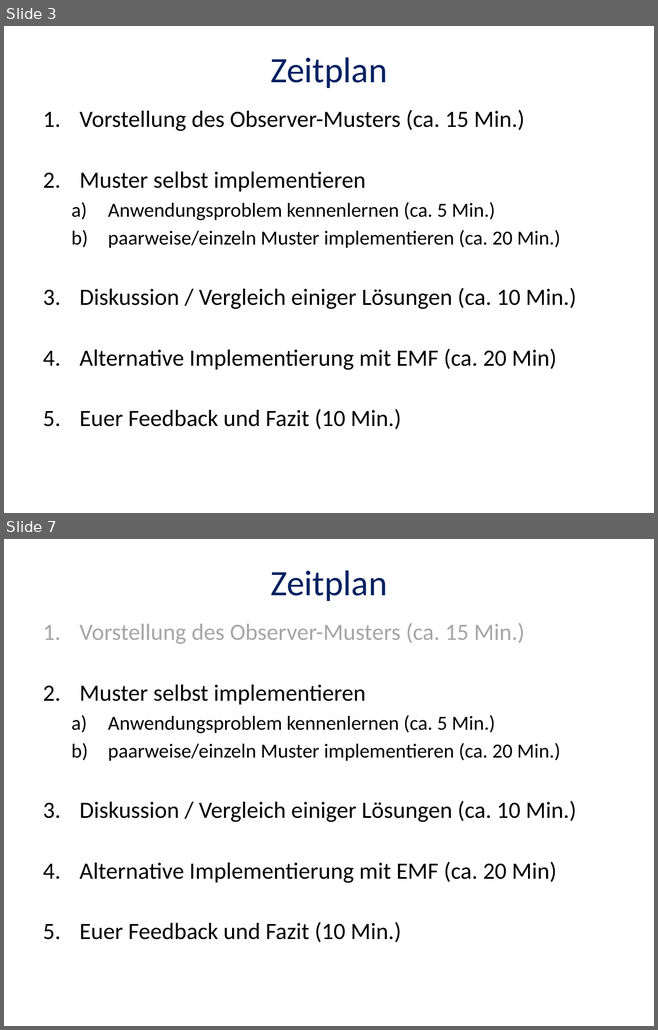
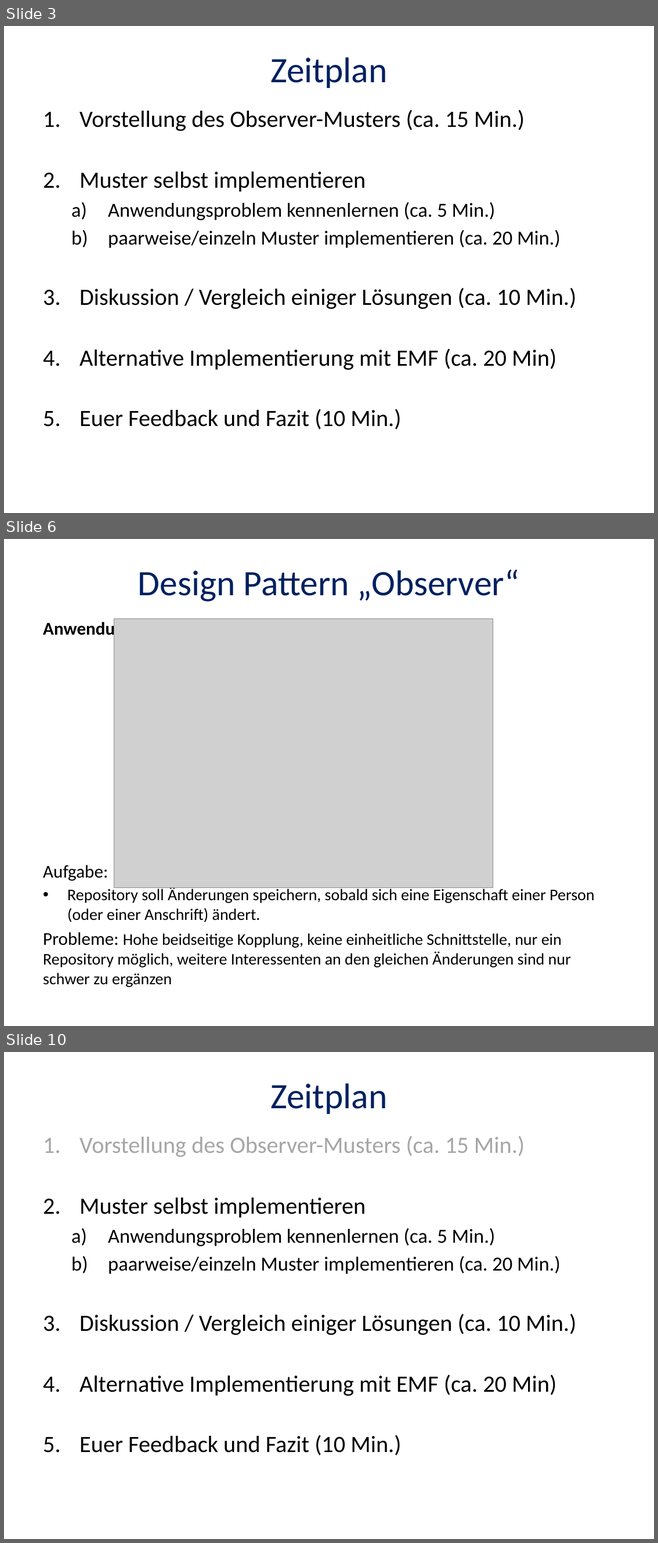
Before and after one commit to itbastian/CodingDojoDPA, a slide deck: Observer/Coding-Dojo-2015-05-06.pptx. Shown one above the other, each under a label of ours: slides 3 and 7 before the commit, slides 3, 6 and 10 after it; the slides between them are not shown. The pictures are 658x1030 and 658x1543 pixels, drawn with LibreOffice and Linux fonts; fonts in the diff are those of the drawing; grey boxes stand for pictures. Boxes give left, top, right and bottom in pixels: in the first picture for what was removed or moved away, otherwise in the second. Text is boxed around its words. In the diff, an @@ line names an element or a change of style, - is before the commit and + after.

```diff
--- a/Observer/Coding-Dojo-2015-05-06.pptx
+++ b/Observer/Coding-Dojo-2015-05-06.pptx
@@ slide 6 added at <box>4,539,654,1026</box>, background #FFFFFF @@
@@ title added at <box>138,569,520,602</box>, 39.6 pt, text #002060 @@
+Design Pattern „Observer“
@@ text added at <box>43,620,594,987</box>, 18 pt, text #000000 @@
+Anwendungsbeispiel:
+Aufgabe:
+• Repository soll Änderungen speichern, sobald sich eine Eigenschaft einer Person (oder einer Anschrift) ändert.
+Probleme: Hohe beidseitige Kopplung, keine einheitliche Schnittstelle, nur ein Repository möglich, weitere Interessenten an den gleichen Änderungen sind nur schwer zu ergänzen
@@ picture added at <box>114,619,492,888</box> @@
@@ what was slide 7 is now slide 10 @@
```
Also in this commit, not shown: 3 slides changed, 9 other slides added, 5 slides removed, 1 other file.
